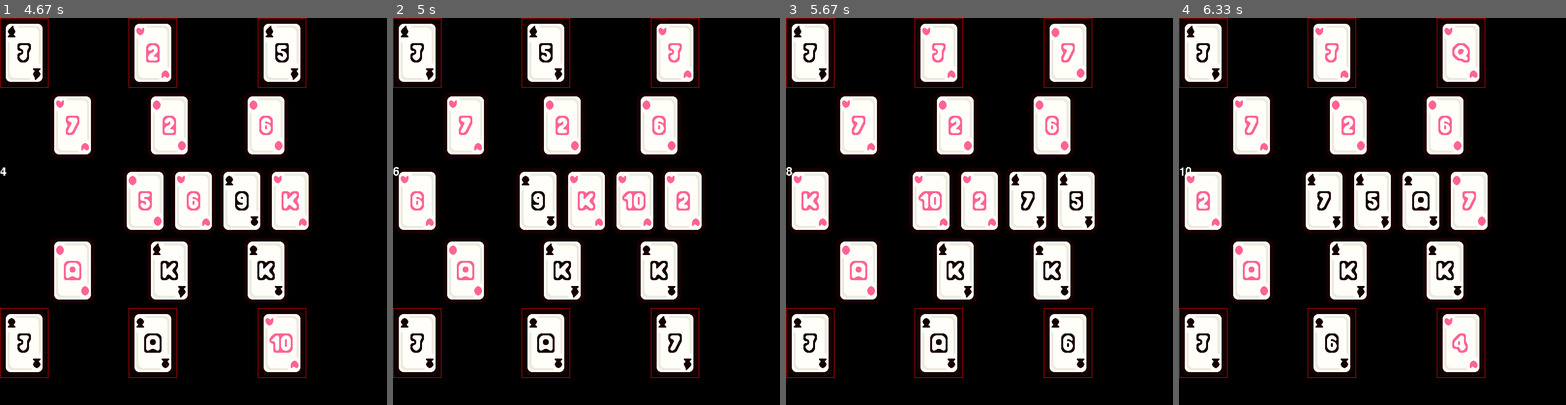
Above: before the commit, frames 1-4 (left to right).
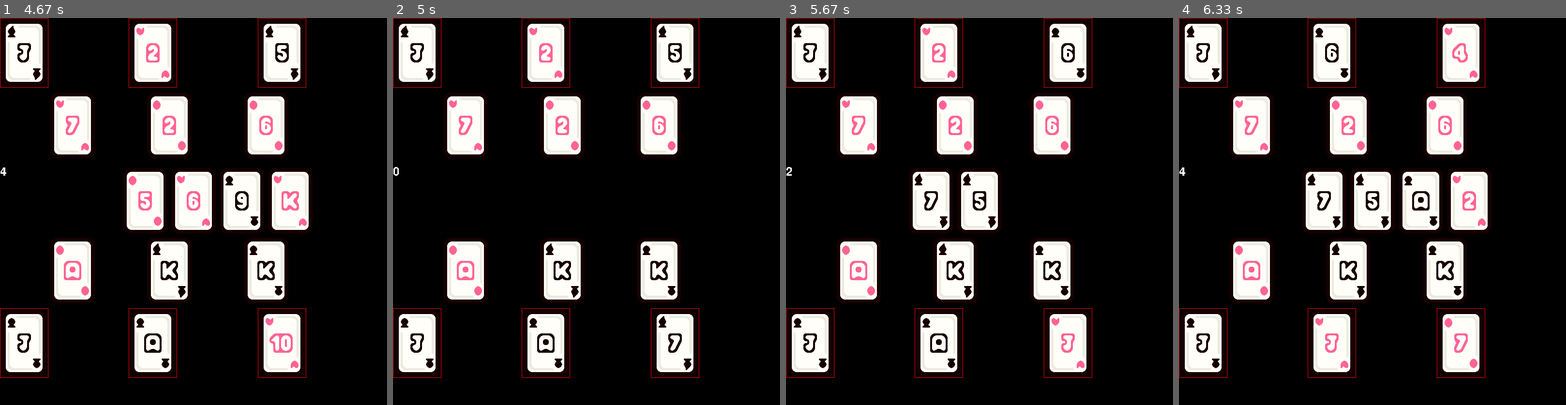
Above: after the commit, the same moments.

Repository: Zomby-Fraser/CastlePyGame
Game: pygame game, started from main.py
Two runs of this game, one before a commit and one after it. Both use one fixed random seed, a clock stepped at 60 frames per second and the inputs below.
Inputs (mouse positions are in pixels of both pictures, inside the frame that each line leads up to):
- Up to frame 1 (4.67 s): click (23, 343) at 0.38 s; click (23, 343) at 0.72 s; click (23, 343) at 1.05 s; click (154, 343) at 1.38 s; click (201, 79) at 1.72 s; click (23, 343) at 3.05 s; click (23, 343) at 3.38 s
- Up to frame 2 (5 s): click (675, 343) at 4.72 s
- Up to frame 3 (5.67 s): click (1068, 343) at 5.05 s
- Up to frame 4 (6.33 s): click (1314, 323) at 5.88 s

Frame 1 is identical in both runs. In frame 2, 7.4% of the frame differs, in the area x 0-80%, y 2-55%; in frame 3, 5.0%; in frame 4, 2.3%.

Commit message:
add in 10's rule

Diff:
--- a/main.py
+++ b/main.py
@@ -55,10 +55,15 @@
 
         if active_player:
             next_player = active_player.play_hand(event, center_pile, entire_pile, deck, player_list)
+            #Clear the deck if 10 is played
+            if len(entire_pile) > 0:
+                if entire_pile[-1].rank == "Ten":
+                    entire_pile.clear()
+                    center_pile.clear()
+                    active_player.refill_hand(deck)
+                    continue
             active_player.refill_hand(deck)
             active_player = next_player
-
-    #Clear the de
 
     ####Setup the game
     #Create both player's initial Castle and their locations on-screen.
